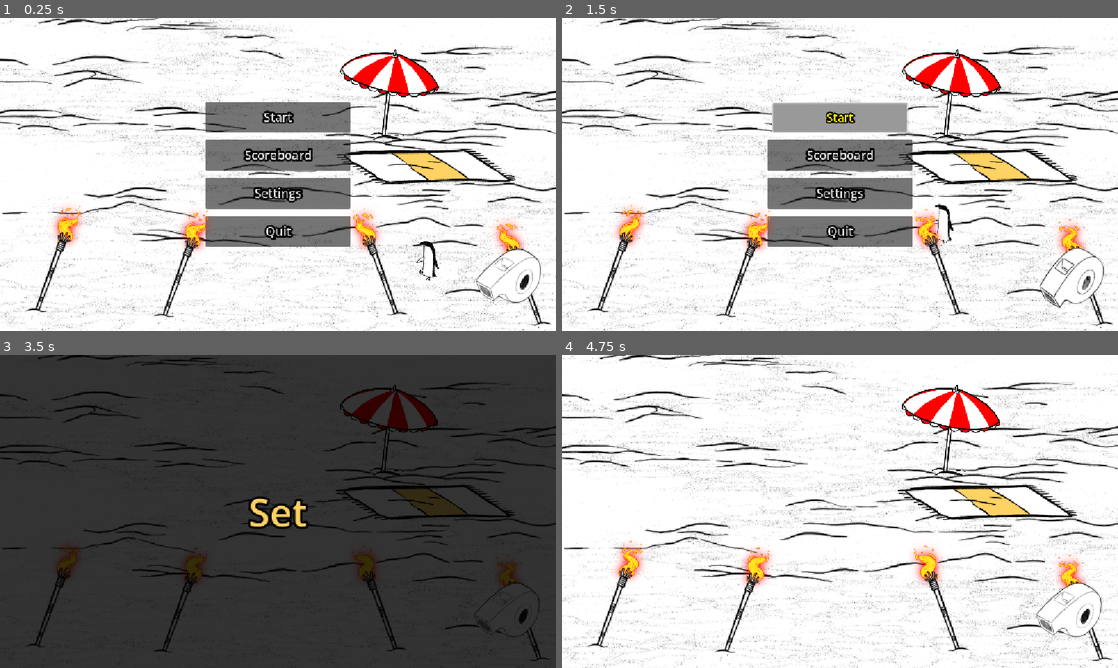
Above: before the commit, frames 1-4 (two rows, left to right).
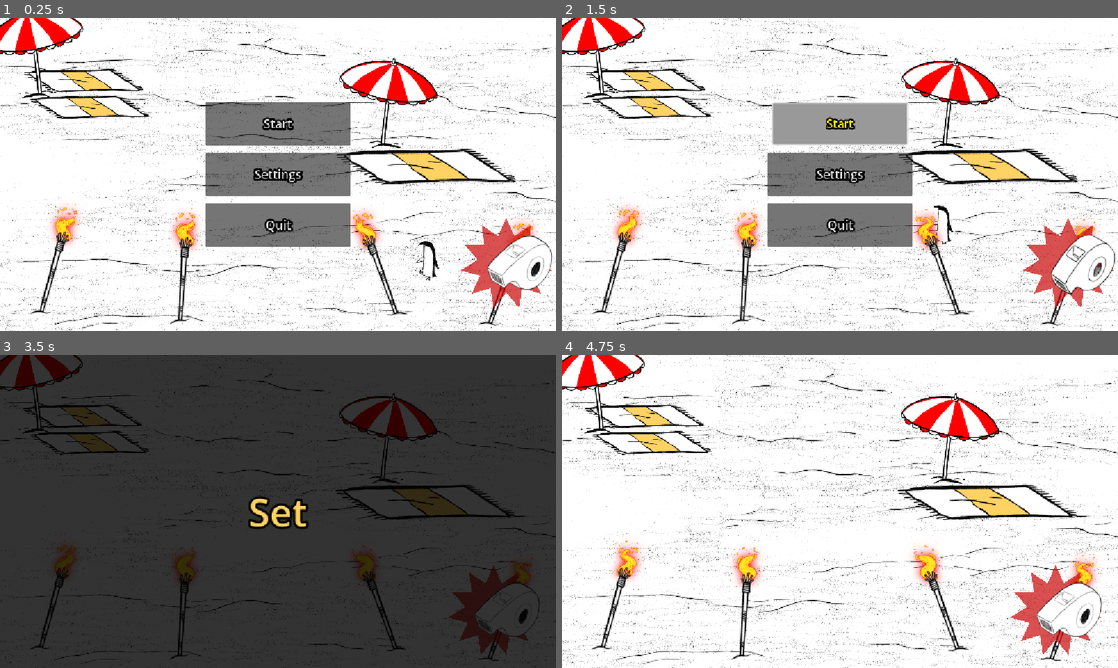
Above: after the commit, the same moments.

Repository: BananaVanGames/MiniJameGam52
Game: Godot game, scene res://ui/main_menu/main_menu.tscn
Two runs of this game, one before a commit and one after it. Both use one fixed random seed, a clock stepped at 60 frames per second and the inputs below.
Inputs (mouse positions are in pixels of both pictures, inside the frame that each line leads up to):
- Up to frame 1 (0.25 s): no input
- Up to frame 2 (1.5 s): click "Start" at 0.5 s; click "Start" at 1.25 s
- Up to frame 3 (3.5 s): click (278, 492) at 2 s, where only the run before the commit has a clickable "Scoreboard"; tap Enter at 2.75 s; move the mouse to (400, 495) at 2.77 s; tap F at 2.85 s
- Up to frame 4 (4.75 s): move the mouse to (728, 527) at 3.52 s; tap E at 3.6 s; move the mouse to (895, 442) at 4.27 s; tap F at 4.35 s

The runs differ from the first frame. In frame 1, 24% of the frame differs, in the area x 0-100%, y 0-100%; in frame 2, 24%; in frame 3, 8.4%; in frame 4, 20%.

Commit message:
Added lost penguins, max penguins per level and end level

Diff:
--- a/autoloads/game_handler.gd
+++ b/autoloads/game_handler.gd
@@ -7,7 +7,8 @@
 
 var level_number: int = 1
 var max_score_points: int = 10 ## points needed to beat the level
-var max_penguins: int = 8 ## max penguins alive at once
+var max_screen_penguins: int = 8 ## max penguins alive at once
+var max_level_penguins: int = 20 ## max penguins per level
 var max_temperature: int = 10 ## temperature at which a penguin dies
 var min_whistle_temp: int = 2 ## acceptable temp range low  (inclusive)
 var max_whistle_temp: int = 5 ## acceptable temp range high (inclusive)
@@ -23,7 +24,16 @@
 		return
 
 
+func add_lost_penguin() -> void:
+	lost_penguins += 1
+
+
+func get_max_level_penguins() -> int:
+	return max_level_penguins
+
+
 func start_level() -> void:
+	lost_penguins = 0
 	score_points = 0
 	level_active = true
 	score_changed.emit(score_points, max_score_points)
@@ -38,7 +48,8 @@
 func load_level(config: Dictionary) -> void:
 	level_number = config.get("level_number", 1)
 	max_score_points = config.get("max_score_points", 10)
-	max_penguins = config.get("max_penguins", 8)
+	max_screen_penguins = config.get("max_screen_penguins", 8)
+	max_level_penguins = config.get("max_level_penguins", 20)
 	max_temperature = config.get("max_temperature", 100)
 	min_whistle_temp = config.get("min_whistle_temp", 2)
 	max_whistle_temp = config.get("max_whistle_temp", 5)
--- a/autoloads/level_data.gd
+++ b/autoloads/level_data.gd
@@ -4,7 +4,8 @@
 	1: {
 		"level_number": 1,
 		"max_score_points": 10,
-		"max_penguins": 6,
+		"max_screen_penguins": 6,
+		"max_level_penguins": 20,
 		"max_temperature": 10,
 		"min_whistle_temp": 2,
 		"max_whistle_temp": 6,
@@ -13,7 +14,8 @@
 	2: {
 		"level_number": 2,
 		"max_score_points": 15,
-		"max_penguins": 8,
+		"max_screen_penguins": 8,
+		"max_level_penguins": 25,
 		"max_temperature": 10,
 		"min_whistle_temp": 2,
 		"max_whistle_temp": 5,
@@ -22,7 +24,8 @@
 	3: {
 		"level_number": 3,
 		"max_score_points": 20,
-		"max_penguins": 10,
+		"max_screen_penguins": 10,
+		"max_level_penguins": 30,
 		"max_temperature": 10,
 		"min_whistle_temp": 3,
 		"max_whistle_temp": 5,
--- a/autoloads/settings_manager.gd
+++ b/autoloads/settings_manager.gd
@@ -69,7 +69,6 @@
 func apply_video_settings(video_values: Dictionary):
 	var v = video_values
 	video_settings = video_values
-	print("VIDEO VALUES: ", video_values)
 
 	DisplayServer.window_set_vsync_mode(
 		DisplayServer.VSYNC_ENABLED if v["vsync"] else DisplayServer.VSYNC_DISABLED
--- a/game/background/background.tscn
+++ b/game/background/background.tscn
@@ -35,6 +35,7 @@
 [node name="Torch" parent="." instance=ExtResource("2_uj5s0")]
 z_index = 3
 position = Vector2(393, 511)
+rotation = -0.286234
 
 [node name="Torch2" parent="." instance=ExtResource("2_uj5s0")]
 z_index = 3
@@ -44,22 +45,39 @@
 [node name="Torch3" parent="." instance=ExtResource("2_uj5s0")]
 z_index = 3
 position = Vector2(129, 500)
+rotation = -0.07853982
 
 [node name="Torch4" parent="." instance=ExtResource("2_uj5s0")]
 z_index = 3
 position = Vector2(1067, 528)
-scale = Vector2(-1, 1)
 
 [node name="Towel" type="Sprite2D" parent="."]
 position = Vector2(883, 310)
 scale = Vector2(0.75, 0.75)
 texture = ExtResource("3_2qg8k")
 
+[node name="Towel2" type="Sprite2D" parent="."]
+position = Vector2(173, 132)
+scale = Vector2(0.5, 0.5)
+texture = ExtResource("3_2qg8k")
+
+[node name="Towel3" type="Sprite2D" parent="."]
+position = Vector2(187, 187)
+scale = Vector2(0.5, 0.5)
+texture = ExtResource("3_2qg8k")
+
 [node name="Umbrela" type="Sprite2D" parent="."]
 z_index = 1
-position = Vector2(807, 162)
+position = Vector2(805, 179)
 scale = Vector2(0.5, 0.5)
 texture = ExtResource("4_xlr7x")
 
+[node name="Umbrela2" type="Sprite2D" parent="."]
+z_index = 1
+position = Vector2(71, 75)
+scale = Vector2(0.5, 0.5)
+texture = ExtResource("4_xlr7x")
+flip_h = true
+
 [node name="Marker2D" type="Marker2D" parent="."]
 position = Vector2(797, 246)
--- a/game/level1.tscn
+++ b/game/level1.tscn
@@ -25,6 +25,7 @@
 
 [node name="AudioStreamPlayer" type="AudioStreamPlayer" parent="."]
 stream = ExtResource("4_qo14e")
+autoplay = true
 
 [node name="CanvasLayer" type="CanvasLayer" parent="."]
 
--- a/game/level_1.gd
+++ b/game/level_1.gd
@@ -1,8 +1,10 @@
+class_name MainLevel
 extends Node2D
 
 signal start_playing
 
 const LEVEL_INTRO = preload("uid://b0uyfgf0cf1qr")
+const END_SCREEN = preload("uid://ctotp755d0e3a")
 
 @onready var canvas_layer: CanvasLayer = $CanvasLayer
 @onready var pause_menu: Control = $CanvasLayer/PauseMenu
@@ -19,3 +21,8 @@
 
 func on_intro_finished() -> void:
 	start_playing.emit()
+
+
+func end_level() -> void:
+	var end_screen = END_SCREEN.instantiate()
+	canvas_layer.add_child(end_screen)
--- a/game/penguin/penguin.gd
+++ b/game/penguin/penguin.gd
@@ -4,7 +4,8 @@
 const COLOR_COLD = Color("00aeff")
 const COLOR_MEDIUM = Color("ffd264")
 
-@export var max_temperature: int = 10
+@export var min_temp: int = -5
+@export var max_temp: int = 10
 @export var move_speed: float = 60.0
 @export var dir_change_time: float = 2.0
 
@@ -101,18 +102,18 @@
 
 
 func cool_down(amount: int = 1) -> void:
-	temperature = clampi(temperature - amount, -10, max_temperature)
+	temperature = clampi(temperature - amount, min_temp, max_temp)
 	_refresh_bar()
 
 
 func apply_heat(amount: int) -> void:
-	temperature = clampi(temperature + amount, -10, max_temperature)
+	temperature = clampi(temperature + amount, min_temp, max_temp)
 	_refresh_bar()
 	_check_death()
 
 
 func _on_temp_tick() -> void:
-	temperature = clampi(temperature + 1, -10, max_temperature)
+	temperature = clampi(temperature + 1, min_temp, max_temp)
 	_refresh_bar()
 	_check_death()
 
@@ -193,6 +194,7 @@
 
 
 func _check_death() -> void:
-	if temperature >= max_temperature:
+	if temperature >= max_temp:
 		print("Penguin '%s' overheated!" % letter)
+		GameHandler.add_lost_penguin()
 		queue_free()
--- a/game/penguin/penguin.tscn
+++ b/game/penguin/penguin.tscn
@@ -194,23 +194,23 @@
 collision_layer = 0
 script = ExtResource("1_wmdo7")
 
+[node name="AnimatedSprite2D" type="AnimatedSprite2D" parent="."]
+position = Vector2(-2, -40)
+scale = Vector2(0.5, 0.5)
+sprite_frames = SubResource("SpriteFrames_r62jp")
+animation = &"walking"
+
+[node name="Tecla" type="Sprite2D" parent="."]
+position = Vector2(0.625, 24)
+scale = Vector2(0.19375, 0.17999998)
+texture = ExtResource("9_vu7vq")
+
 [node name="LetterLabel" type="Label" parent="."]
 offset_left = -9.0
 offset_top = 12.0
 offset_right = 10.0
 offset_bottom = 35.0
 theme_override_colors/font_color = Color(0, 0, 0, 1)
-
-[node name="AnimatedSprite2D" type="AnimatedSprite2D" parent="."]
-position = Vector2(-2, -40)
-scale = Vector2(0.5, 0.5)
-sprite_frames = SubResource("SpriteFrames_r62jp")
-animation = &"walking"
-
-[node name="Tecla" type="Sprite2D" parent="."]
-position = Vector2(0.625, 24)
-scale = Vector2(0.19375, 0.17999998)
-texture = ExtResource("9_vu7vq")
 
 [node name="Termometer" type="Sprite2D" parent="."]
 position = Vector2(42, -40.000004)
@@ -246,6 +246,7 @@
 
 [node name="Tecla-sonido" type="AudioStreamPlayer" parent="."]
 stream = ExtResource("11_13136")
+volume_db = -10.0
 bus = &"SFX"
 
 [node name="AnimationPlayer" type="AnimationPlayer" parent="."]
--- a/game/penguin_spawner/penguin_spawner.gd
+++ b/game/penguin_spawner/penguin_spawner.gd
@@ -14,9 +14,13 @@
 @export var max_simultaneous_spawns: int = 2 ## how many can spawn in the same wave
 @export var spawn_distance: float = 60.0
 
+var remaining_penguins: int = -1
+var level_clear: bool = false
+
 var _available_letters: Array[String] = []
 
 @onready var spawner_timer: Timer = $SpawnerTimer
+@onready var main_level: MainLevel = get_parent()
 
 
 func _ready() -> void:
@@ -24,13 +28,30 @@
 	spawner_timer.wait_time = spawn_interval
 	get_parent().start_playing.connect(start_spawning)
 
+func _process(_delta: float) -> void:
+	if remaining_penguins == 0:
+		if get_tree().get_nodes_in_group("penguins").is_empty():
+			main_level.end_level()
+			remaining_penguins = -1
 
 func start_spawning() -> void:
-	print("START TIMER")
+	update_remaining_penguins()
 	spawner_timer.start()
 
 
+func update_remaining_penguins() -> void:
+	remaining_penguins = GameHandler.get_max_level_penguins()
+
+
+func stop_spawning() -> void:
+	spawner_timer.stop()
+
+
 func _spawn_one() -> void:
+	if not remaining_penguins:
+		stop_spawning()
+		return
+
 	if _available_letters.is_empty():
 		return
 
@@ -53,6 +74,7 @@
 	penguin.position = spawn_pos
 	penguin.tree_exited.connect(_return_letter.bind(letter))
 	get_parent().add_child(penguin)
+	remaining_penguins -= 1
 
 
 func _return_letter(letter: String) -> void:
@@ -90,6 +112,7 @@
 	bg.content_margin_top = 2; bg.content_margin_bottom = 2
 	label.add_theme_stylebox_override("normal", bg)
 	add_child(label)
+	label.z_index = 10
 	var tween := create_tween().set_loops(3)
 	tween.tween_property(label, "modulate:a", 0.2, 0.15)
 	tween.tween_property(label, "modulate:a", 1.0, 0.15)
@@ -102,7 +125,7 @@
 		return
 
 	var active_count: int = get_tree().get_nodes_in_group("penguins").size()
-	var slots_free: int = GameHandler.max_penguins - active_count
+	var slots_free: int = GameHandler.max_screen_penguins - active_count
 
 	if slots_free <= 0 or _available_letters.is_empty():
 		return
--- a/game/torch/torch.tscn
+++ b/game/torch/torch.tscn
@@ -64,6 +64,7 @@
 }]
 
 [node name="Torch" type="Node2D"]
+process_mode = 3
 clip_children = 1
 script = ExtResource("1_abfs3")
 
--- a/game/whistle/whistle.tscn
+++ b/game/whistle/whistle.tscn
@@ -1,6 +1,7 @@
-[gd_scene load_steps=17 format=3 uid="uid://bj6dlil3lm38y"]
+[gd_scene load_steps=18 format=3 uid="uid://bj6dlil3lm38y"]
 
 [ext_resource type="Script" uid="uid://cw4pcm5yerfjc" path="res://game/whistle/whistle.gd" id="1_alqp5"]
+[ext_resource type="Texture2D" uid="uid://cgmlqedb1ye6p" path="res://game/whistle/art/Estrella.png" id="2_kb7ma"]
 [ext_resource type="Texture2D" uid="uid://dsdynfsd0h6kf" path="res://game/whistle/art/silbato01.png" id="2_twiqm"]
 [ext_resource type="Texture2D" uid="uid://bb301gnqll5i4" path="res://game/whistle/art/silbato02.png" id="3_i30yd"]
 [ext_resource type="Texture2D" uid="uid://dv2ntx5y7p48b" path="res://game/whistle/art/silbato03.png" id="4_ekm2r"]
@@ -181,6 +182,12 @@
 [node name="Whistle" type="Node2D"]
 script = ExtResource("1_alqp5")
 
+[node name="Estrella" type="Sprite2D" parent="."]
+modulate = Color(1, 1, 1, 0.7058824)
+position = Vector2(-7.000001, -34)
+scale = Vector2(0.4, 0.4)
+texture = ExtResource("2_kb7ma")
+
 [node name="AnimatedSprite2D" type="AnimatedSprite2D" parent="."]
 sprite_frames = SubResource("SpriteFrames_qf2x0")
 animation = &"blow"
--- a/ui/end_screen/end_screen.tscn
+++ b/ui/end_screen/end_screen.tscn
@@ -12,6 +12,15 @@
 grow_vertical = 2
 theme = ExtResource("1_dmjen")
 script = ExtResource("1_5eh52")
+
+[node name="ColorRect" type="ColorRect" parent="."]
+layout_mode = 1
+anchors_preset = 15
+anchor_right = 1.0
+anchor_bottom = 1.0
+grow_horizontal = 2
+grow_vertical = 2
+color = Color(0, 0, 0, 0.5882353)
 
 [node name="VBoxContainer" type="VBoxContainer" parent="."]
 layout_mode = 1
--- a/ui/main_menu/main_menu.tscn
+++ b/ui/main_menu/main_menu.tscn
@@ -63,6 +63,7 @@
 text = "Start"
 
 [node name="Control2" type="Control" parent="Menu"]
+visible = false
 layout_mode = 2
 size_flags_horizontal = 5
 size_flags_vertical = 3
@@ -320,7 +321,7 @@
 [node name="CanvasLayer" type="CanvasLayer" parent="."]
 
 [node name="Whistle" parent="CanvasLayer" instance=ExtResource("6_joh67")]
-position = Vector2(1033, 568)
+position = Vector2(1056, 541)
 
 [connection signal="pressed" from="Menu/Control/Start" to="." method="_on_start_pressed"]
 [connection signal="pressed" from="Menu/Control2/Scoreboard" to="." method="_on_scoreboard_pressed"]
--- a/ui/pause_menu/pause_menu.tscn
+++ b/ui/pause_menu/pause_menu.tscn
@@ -13,6 +13,15 @@
 grow_vertical = 2
 theme = ExtResource("1_jbgdu")
 script = ExtResource("1_mnjdh")
+
+[node name="ColorRect" type="ColorRect" parent="."]
+layout_mode = 1
+anchors_preset = 15
+anchor_right = 1.0
+anchor_bottom = 1.0
+grow_horizontal = 2
+grow_vertical = 2
+color = Color(0, 0, 0, 0.5882353)
 
 [node name="Menu" type="VBoxContainer" parent="."]
 texture_filter = 1
Binary file changed: game/background/image.png
Binary file added: game/whistle/art/Estrella.png
Not shown, added: game/whistle/art/Estrella.png.import
